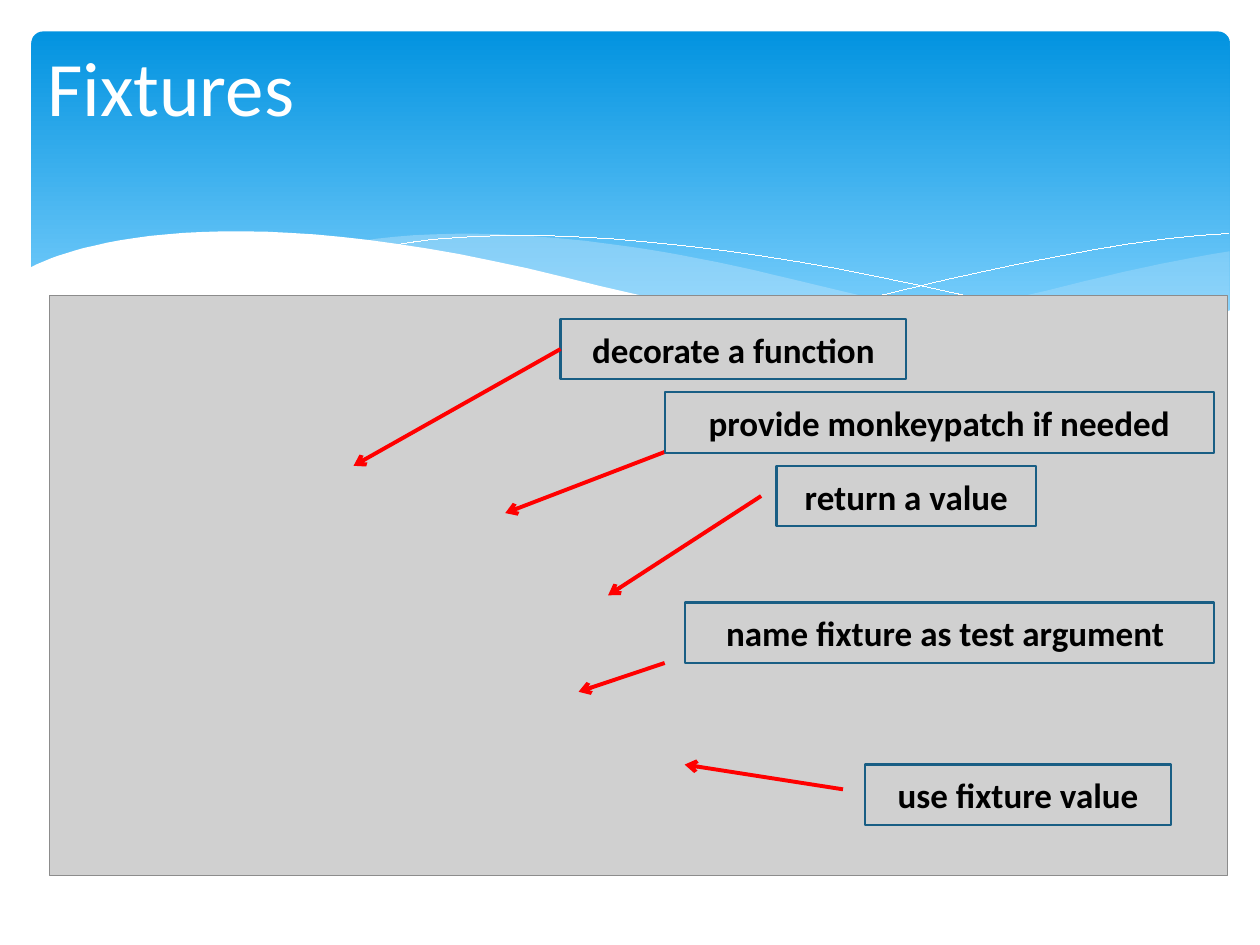
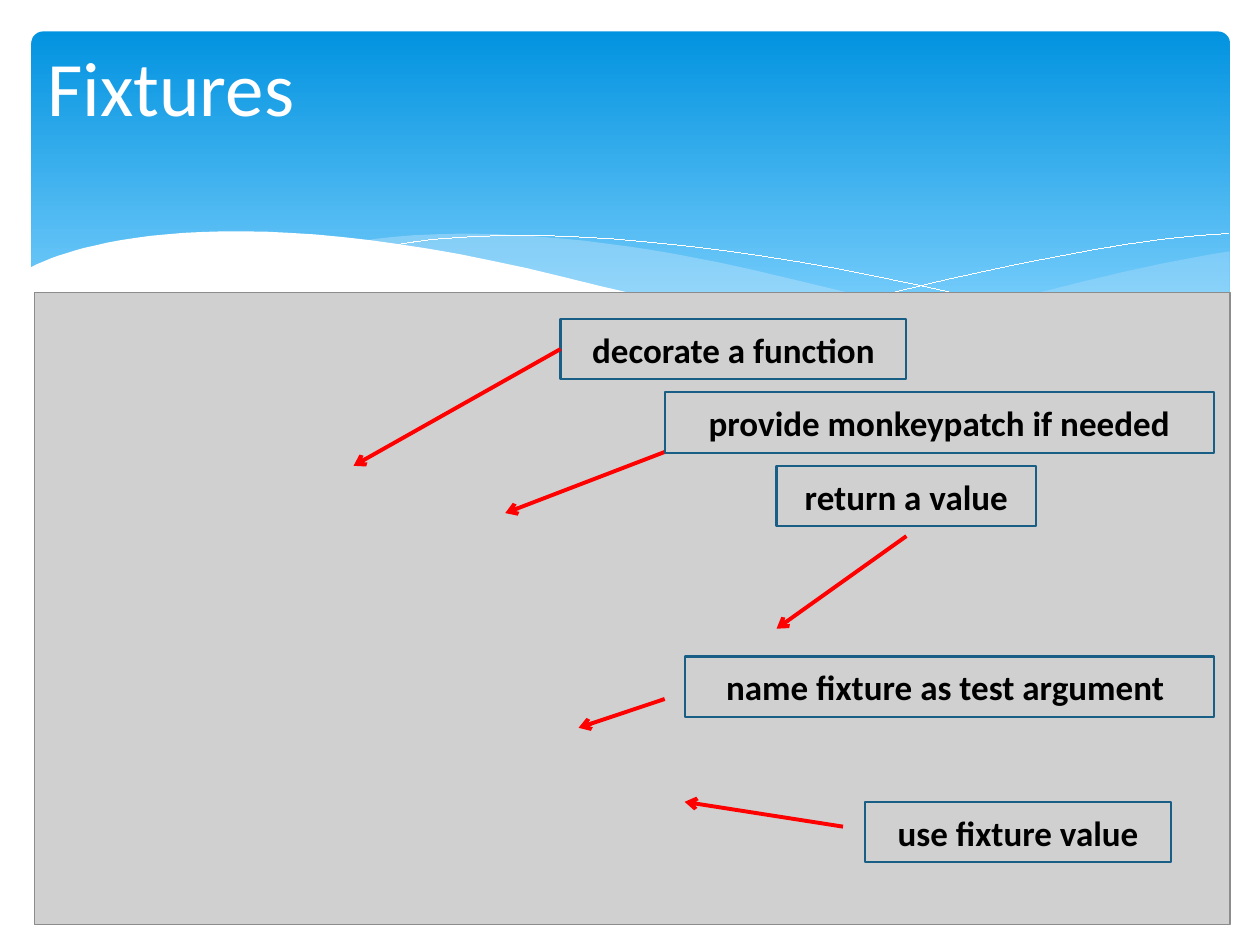
Before and after one commit to chris-turps/QA_Python3, a slide deck: slide 6 of DG_09 Testable UI.pptx. Drawn at 1260x945 pixels with LibreOffice and Linux fonts; fonts in the diff are those of the drawing; grey boxes stand for pictures. Boxes give left, top, right and bottom in pixels: in the first picture for what was removed or moved away, otherwise in the second. Text is boxed around its words. In the diff, an @@ line names an element or a change of style, - is before the commit and + after.

```diff
--- a/DG_09 Testable UI.pptx
+++ b/DG_09 Testable UI.pptx
@@ picture: place and size @@
-picture at (49, 296, 1227, 876)
+picture at (35, 292, 1231, 924)
@@ arrow moved from (761, 496) - (609, 595) to (906, 537) - (776, 629) @@
@@ rectangle "name fixture as test argument": place and size @@
-rectangle "name fixture as test argument" at (684, 602, 1213, 663)
+rectangle "name fixture as test argument" at (684, 656, 1213, 717)
@@ 2 arrows, 1 rectangle: place and size @@
-2 arrows, 1 rectangle at (578, 663, 1172, 825)
+2 arrows, 1 rectangle at (578, 699, 1172, 862)
```
Also in this commit, not shown: 1 other slide changed, 1 other file.
